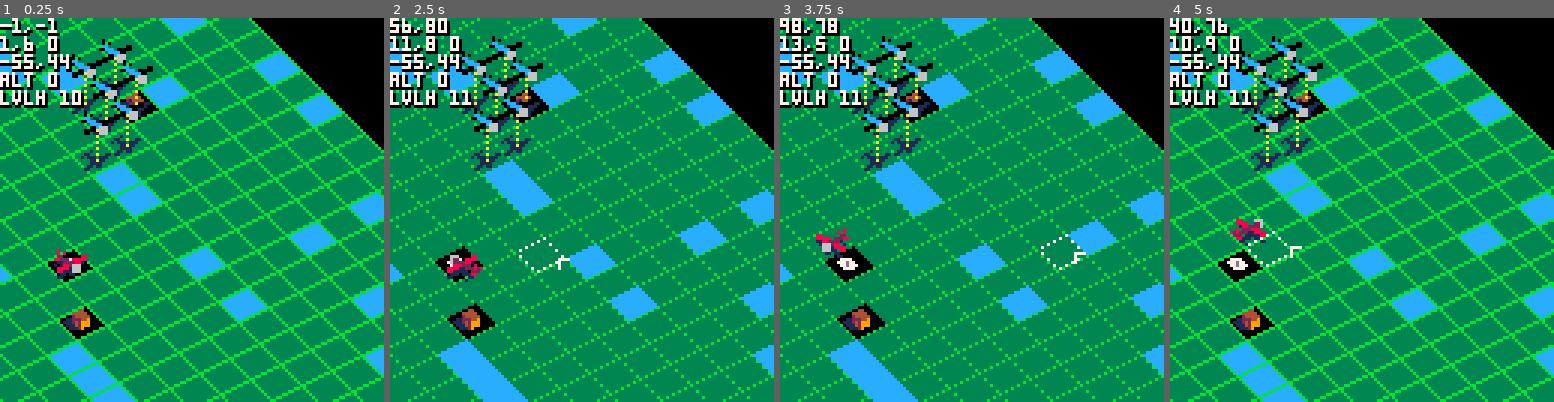
Above: before the commit, frames 1-4 (left to right).
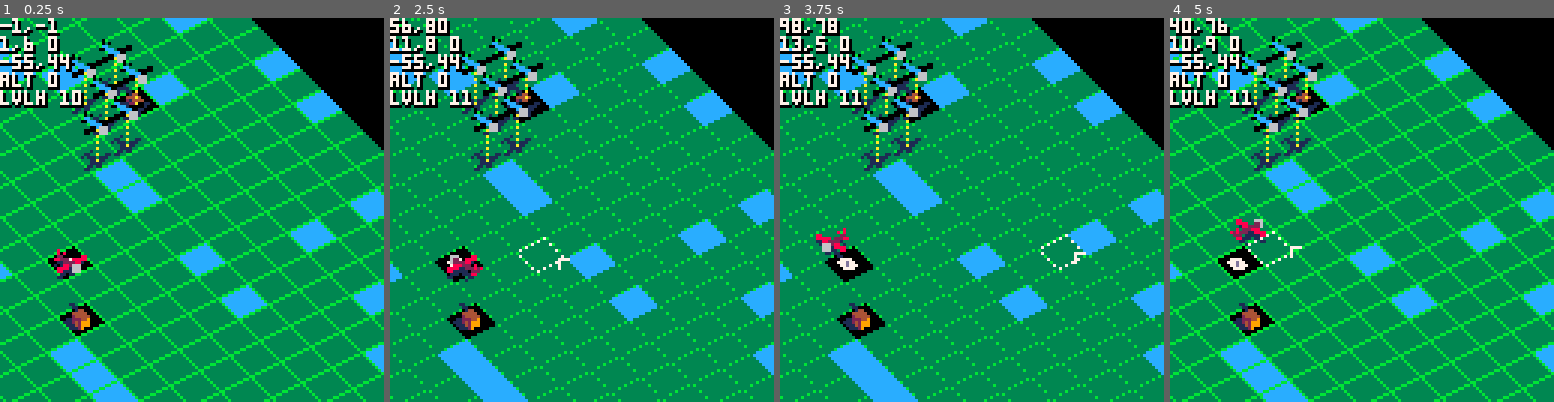
Above: after the commit, the same moments.

Repository: pvan/pico8
Game: PICO-8 cartridge aero.p8
Two runs of this game, one before a commit and one after it. Both use one fixed random seed, a clock stepped at 60 frames per second and the inputs below.
Inputs (mouse positions are in pixels of both pictures, inside the frame that each line leads up to):
- Up to frame 1 (0.25 s): no input
- Up to frame 2 (2.5 s): tap X (X key) at 0.33, 1.07, 1.85 s; click (670, 121) at 0.67 s; tap O (Z key) at 0.7, 1.7, 2.1 s; click (436, 267) at 1.22 s; hold Right 1.6-2.1 s; click (497, 114) at 1.77 s; hold Up 2.15-2.42 s; click (562, 259) at 2.32 s; hold Right from 2.47 s (still down)
- Up to frame 3 (3.75 s): tap O (Z key) every 0.4 s from 2.5 to 3.7 s; click (1014, 106) at 2.87 s; tap X (X key) at 2.97 s; release Right at 3.03 s; hold Left 3.08-3.58 s; click (1075, 256) at 3.42 s; hold Down from 3.63 s (still down)
- Up to frame 4 (5 s): release Down at 3.97 s; click (1231, 102) at 3.97 s; hold Right 4.02-4.68 s; tap X (X key) at 4.08 s; tap O (Z key) at 4.1, 4.5, 4.9 s; click (1292, 248) at 4.52 s; hold Up from 4.73 s (still down)

The runs differ from the first frame. In frame 1, 26% of the frame differs, in the area x 0-100%, y 0-100%; in frame 2, 11%; in frame 3, 11%; in frame 4, 26%.

Commit message:
aero: draw tiles back to front

Diff:
--- a/aero.p8
+++ b/aero.p8
@@ -131,31 +131,34 @@
 
  camera(cx,cy)
 
- for x,r in pairs(tiles) do
-  for y,t in pairs(r) do
-   local sx,sy=iso2screen(x,y)
-   --spr(32+t*3,sx,sy,3,2)
-
-   --the offset amouts
-   --from tile 0,0 to
-   --draw point ofsprite
-   sx+=yx --tile 0,0 -> spr dwg pt
-   spr(128+t*2,sx,sy,2,2)
-  end
- end
-
 
  if (outline==nil) outline=true
  if (btnp(🅾️)) outline=not outline
- if outline then
-	 for x,r in pairs(tiles) do
-	  for y,t in pairs(r) do
+
+
+ --draw tiles back to front
+ local w,h=#tiles,#tiles[1]
+ local fakerows=w+h
+ for r=1,fakerows do
+  --for each row, do every tile
+  --where tile x+y=r number
+  --eg row 0: 00
+  --   row 1: 01 10
+  --   row 2: 02 11 20
+  for i=1,r do
+   x,y=i,r-i --basically x+y=r
+   if (x<=w and y<=h) then
 	   local sx,sy=iso2screen(x,y)
-	   --spr(46,sx,sy,2,2)
-    sx+=yx --tile 0,0 -> spr dwg pt
-	   spr(162,sx,sy,2,2)
-	  end
-	 end
+
+	   sx+=yx --tile 0,0 -> spr dwg pt
+	   row=tiles[x]
+	   if (row!=nil) t=row[y]
+	   if t!=nil then
+	    spr(128+t*2,sx,sy,2,2)
+	    if (outline) spr(169,sx,sy,2,2)
+	   end
+   end
+  end
  end
 
 
Not shown, changed: 28 lines of the sprite sheet (__gfx__) section of aero.p8
